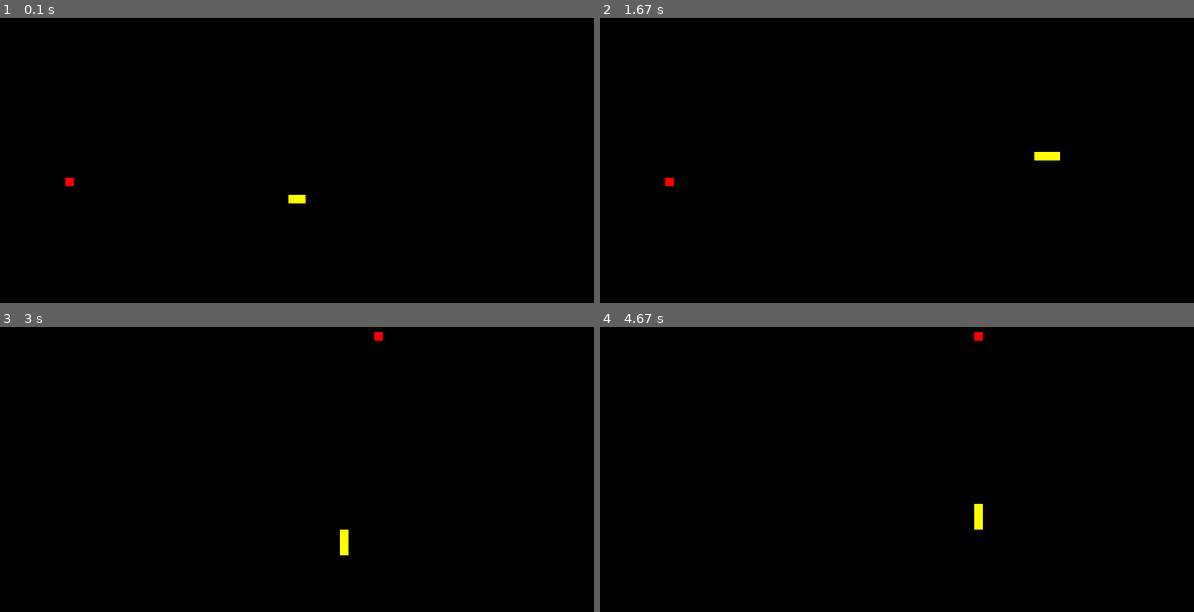
Above: before the commit, frames 1-4 (two rows, left to right).
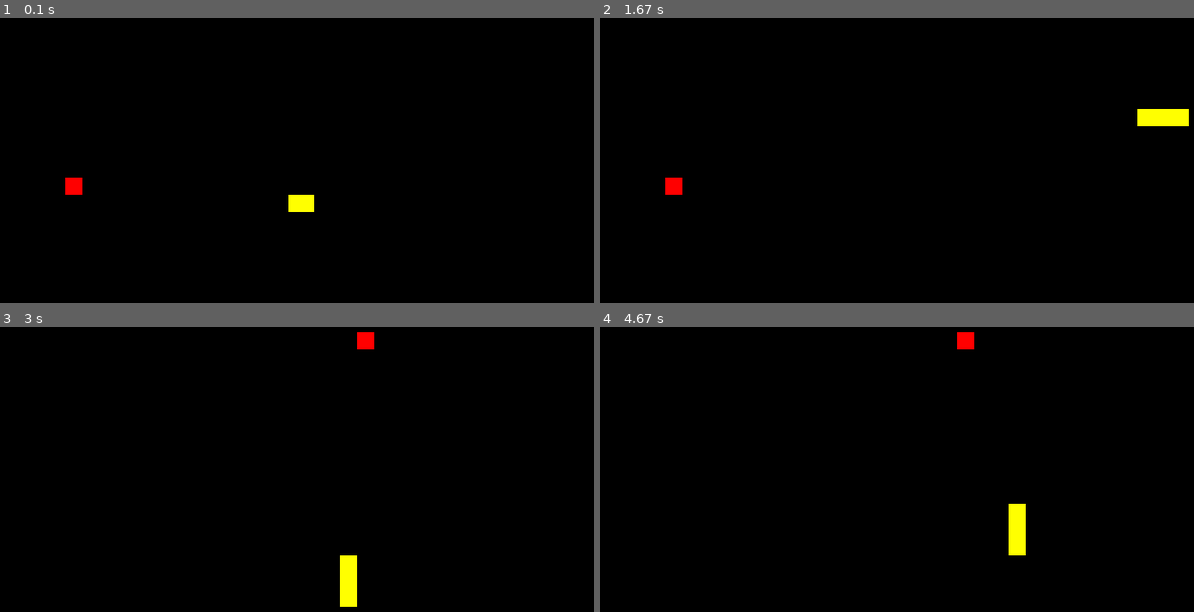
Above: after the commit, the same moments.

Repository: KDziublewski/Snake_OOP
Game: pygame game, started from Snake_pygame.py
The game is run twice, just before and just after one commit, with the same random seed, the same clock (stepped at 60 frames per second) and the same inputs.
Inputs:
- Up to frame 1 (0.1 s): no input
- Up to frame 2 (1.67 s): hold Right 0.33-0.8 s; hold Up 0.83-1.13 s; hold Right 1.17-1.63 s
- Up to frame 3 (3 s): hold Left 1.67-2.2 s; tap C at 2.23 s; hold Down 2.57-2.87 s; hold Left from 2.9 s (still down)
- Up to frame 4 (4.67 s): release Left at 3.3 s; hold Up 3.33-3.7 s; hold Right 3.73-4.37 s; hold Down from 4.4 s (still down)

The runs differ from the first frame. In frame 1, 0.3% of the frame differs, in the area x 10-53%, y 56-69%; in frame 2, 0.8%; in frame 3, 0.9%, in the area x 57-65%, y 1-99%; in frame 4, 0.9%.

Commit message:
Update Snake_pygame.py

Diff:
--- a/Snake_pygame.py
+++ b/Snake_pygame.py
@@ -73,7 +73,7 @@
 gameDisplay = pygame.display.set_mode((displayWidth, displayHeight))
 pygame.display.set_caption('Object Snake')
 clock = pygame.time.Clock()
-blockSize = 10
+blockSize = 20
 gameOverMsg = Text("Game over, press C to play again or Q to quit", red, None, 25)
 
 def gameLoop():
@@ -113,13 +113,14 @@
                 elif event.key == pygame.K_UP:
                     snake.dir_up()
 
-        if snake.lead_x + blockSize > displayWidth or snake.lead_x < 0 or snake.lead_y + blockSize > displayHeight or snake.lead_y < 0:
-            gameOver = True
-
         gameDisplay.fill(black)
         apple.draw_apple(red)
         snake.snake_move(snakeList, [])
         gameOver = snake.eat_self()
+
+        if snake.lead_x + blockSize > displayWidth or snake.lead_x < 0 or snake.lead_y + blockSize > displayHeight or snake.lead_y < 0:
+            gameOver = True
+
         snake.draw_snake(snake.snakeList)
         pygame.display.update()
 
